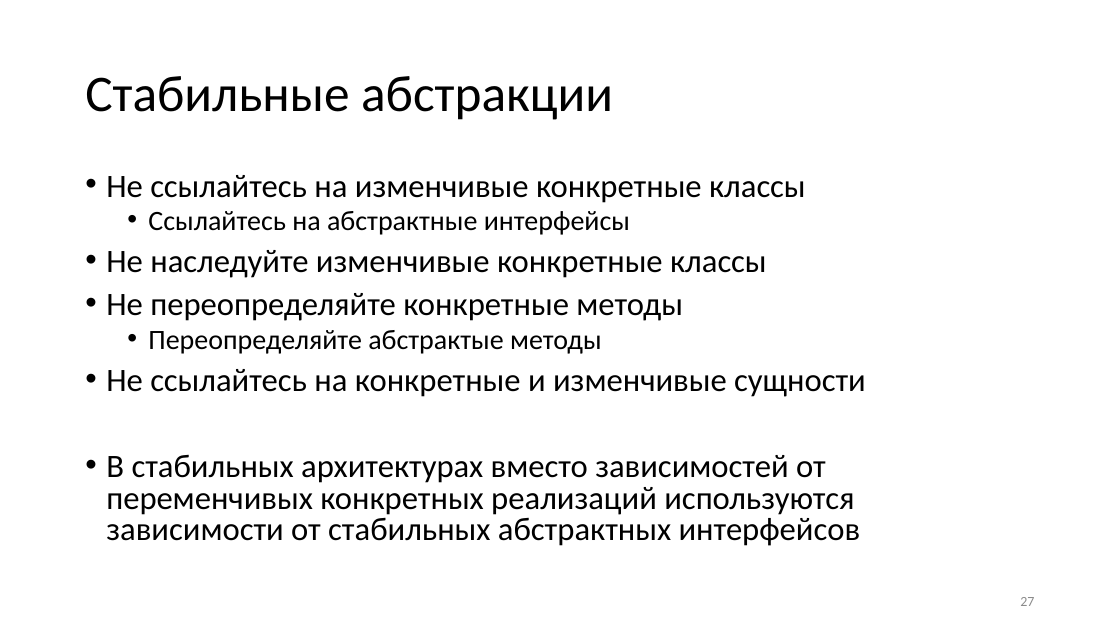
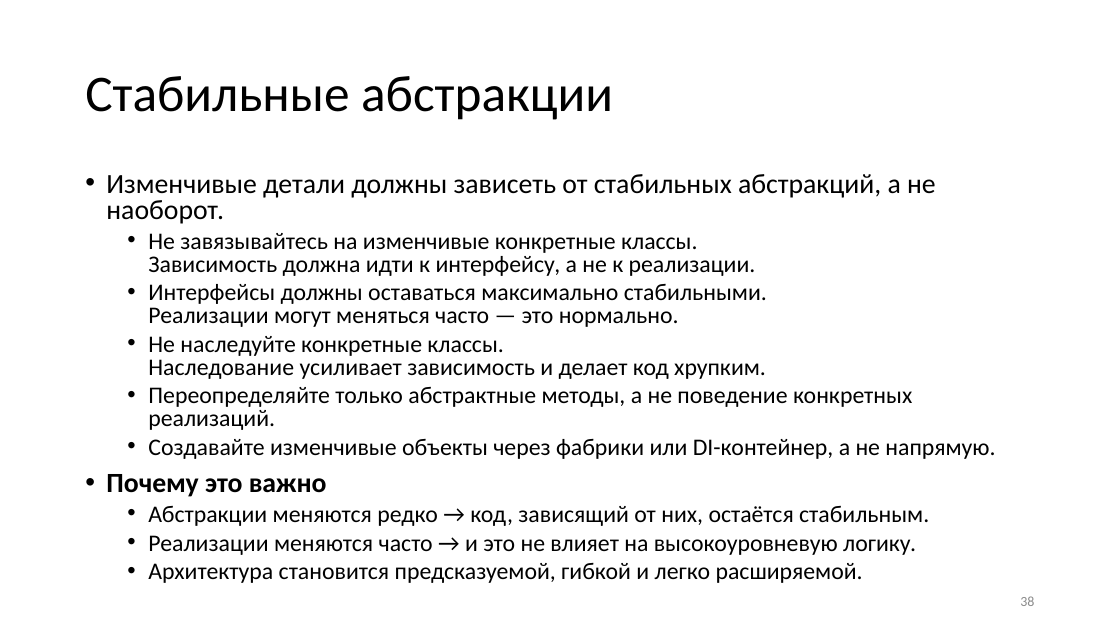
Before and after one commit to alexey-malov/ood, a slide deck: slide 38 of lectures/18.solid/Принципы SOLID.pptx (slide 27 before the commit). Drawn at 1120x630 pixels with LibreOffice and Linux fonts; fonts in the diff are those of the drawing. Boxes give left, top, right and bottom in pixels: in the first picture for what was removed or moved away, otherwise in the second. Text is boxed around its words. In the diff, an @@ line names an element or a change of style, - is before the commit and + after.

```diff
--- a/lectures/18.solid/Принципы SOLID.pptx
+++ b/lectures/18.solid/Принципы SOLID.pptx
@@ text at <box>106,174,995,583</box>: text changed; size 28 to 20.4 pt @@
-• Не ссылайтесь на изменчивые конкретные классы
-  • Ссылайтесь на абстрактные интерфейсы
-• Не наследуйте изменчивые конкретные классы
-• Не переопределяйте конкретные методы
-  • Переопределяйте абстрактые методы
-• Не ссылайтесь на конкретные и изменчивые сущности
-• В стабильных архитектурах вместо зависимостей от переменчивых конкретных реализаций используются зависимости от стабильных абстрактных интерфейсов
+• Изменчивые детали должны зависеть от стабильных абстракций, а не наоборот.
+  • Не завязывайтесь на изменчивые конкретные классы.
+    Зависимость должна идти к интерфейсу, а не к реализации.
+  • Интерфейсы должны оставаться максимально стабильными.
+    Реализации могут меняться часто — это нормально.
+  • Не наследуйте конкретные классы.
+    Наследование усиливает зависимость и делает код хрупким.
+  • Переопределяйте только абстрактные методы, а не поведение конкретных реализаций.
+  • Создавайте изменчивые объекты через фабрики или DI-контейнер, а не напрямую.
+• Почему это важно
+  • Абстракции меняются редко → код, зависящий от них, остаётся стабильным.
+  • Реализации меняются часто → и это не влияет на высокоуровневую логику.
+  • Архитектура становится предсказуемой, гибкой и легко расширяемой.
@@ page number at <box>1020,596,1034,606</box>: text changed @@
-27
+38
```
Also in this commit, not shown: 7 other slides changed, 33 slides added, 28 slides removed, 1 other file.
